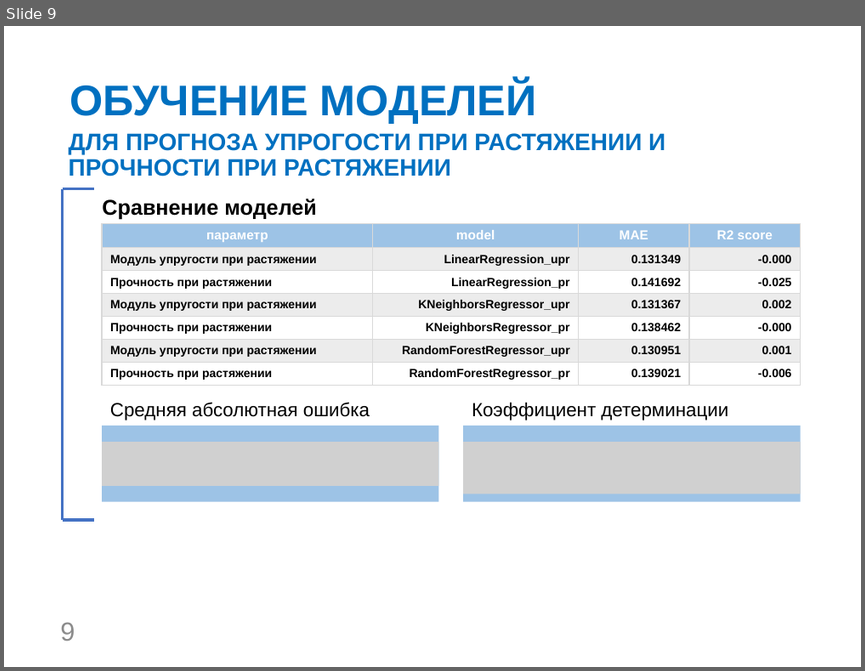
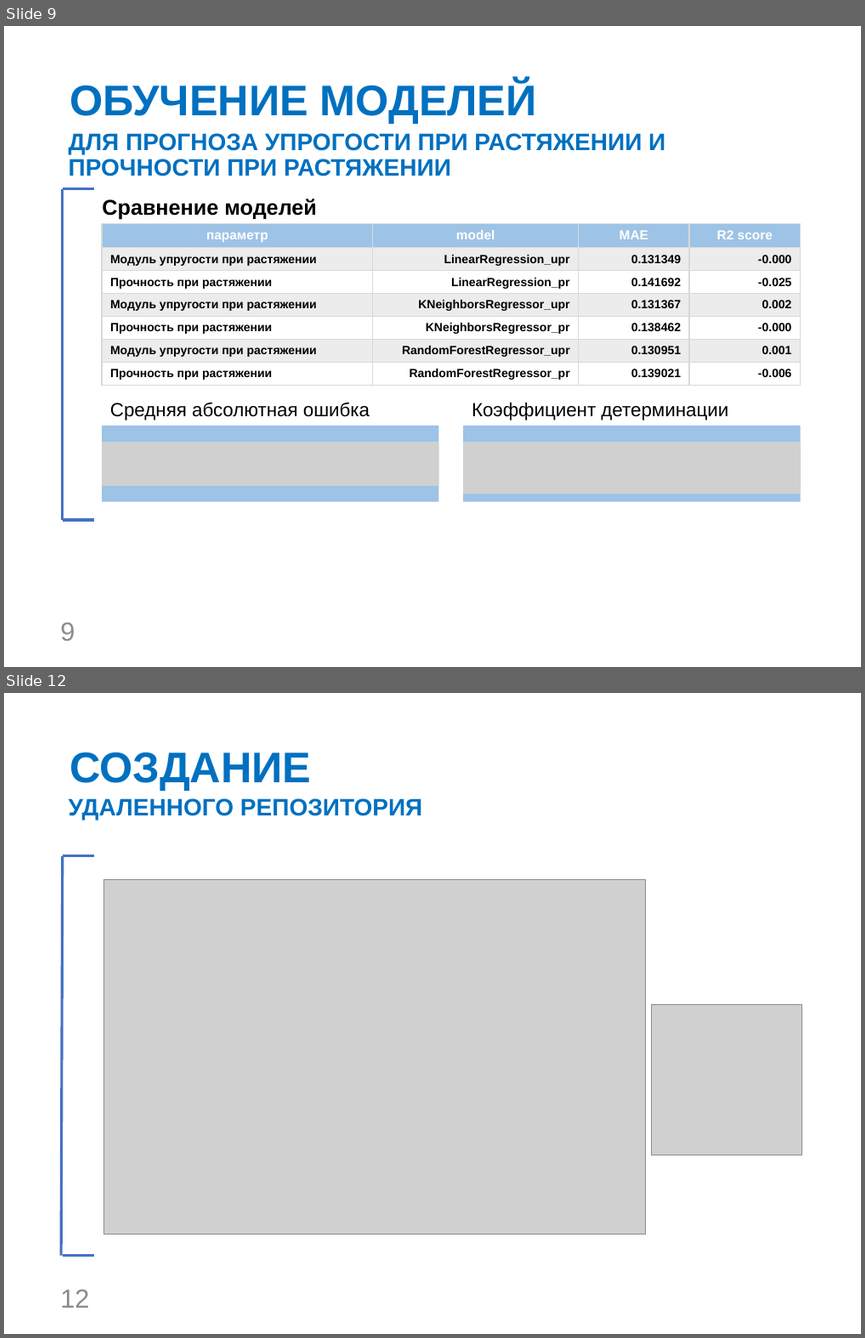
Before and after one commit to KhEvgeniy/VKR, a slide deck: VKR_Kholmanskiy_EI.pptx. Shown one above the other, each under a label of ours: slide 9 before the commit, slides 9 and 12 after it; the slides between them are not shown. The pictures are 865x671 and 865x1338 pixels, drawn with LibreOffice and Linux fonts; fonts in the diff are those of the drawing; grey boxes stand for pictures; background and template pictures are left out. Boxes give left, top, right and bottom in pixels: in the first picture for what was removed or moved away, otherwise in the second. Text is boxed around its words. In the diff, an @@ line names an element or a change of style, - is before the commit and + after.

```diff
--- a/VKR_Kholmanskiy_EI.pptx
+++ b/VKR_Kholmanskiy_EI.pptx
@@ slide 12 added at [4,693,861,1334], background #FFFFFF @@
@@ title added at [69,752,311,791], 36 pt, text #0070C0, bold @@
+СОЗДАНИЕ
@@ text added at [69,798,422,820], 20 pt, text #0070C0, bold @@
+УДАЛЕННОГО РЕПОЗИТОРИЯ
@@ line added from (63, 856) to (62, 1256), #4472C4 2.25 pt @@
@@ line added from (63, 856) to (94, 856), #4472C4 2.25 pt @@
@@ picture added at [103,880,645,1234] @@
@@ picture added at [651,1005,801,1155] @@
@@ line added from (63, 1256) to (94, 1256), #4472C4 2.25 pt @@
@@ page number added at [60,1289,89,1308], 22 pt, text #8C8C8C @@
+12
```
Also in this commit, not shown: 2 other slides added, 8 slides removed.
